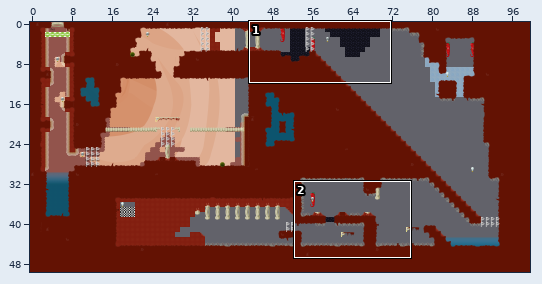
Tiled map -- data/assets/Maps/level1.tmx. The picture above shows the old version from afar; the outline marks the close-up.
Close-up. Before the edit:
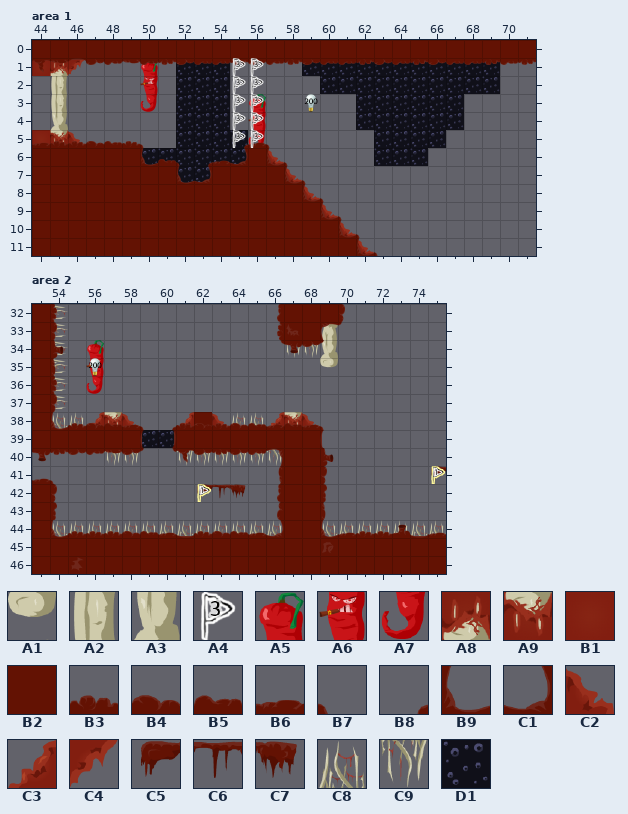
Cells are 64x64 px. Shown: area 1 x 44..71, y 0..11; area 2 x 53..75, y 32..46. The commit also changed other parts of the map, which this record leaves out. Tiles whose own drawing changed are shown in their newer look in all pictures.
Key: from "BoneEnds": A1 4 "Edge"; from "BoneVerticalFat": A2 4, A3 12; from "CheckpointFlags": A4 2; from "Chilli": A5 0 "Edge", A6 2 "Line", A7 6 "Edge"; from "MeatBoneDown": A8 0 "Block"; from "MeatBoneUp": A9 0 "Block"; from "MeatEdible": B1 0 "Block"; from "MeatNonEdible": B2 0 "NonEdible", B3 8, B4 9, B5 10, B6 11, B7 24, B8 27, B9 32, C1 35; from "MeatSlopes": C2 0 "Slope", C3 4, C4 12; from "MovingPlatforms": C5 9 "Line", C6 10, C7 11; from "Spikes": C8 0 "Spikes", C9 2; from "Tar": D1 0 "Block".
__ is an empty cell.
Layers that did not change in this view are not listed.
Layer "Level" before, area 1, first column x 44:
 0 B2 B2 B2 B2 B2 B2 B2 B2 B2 B2 B2 B2 B2 B2 B2 B2 B2 B2 B2 B2 B2 B2 B2 B2 B2 B2 B2 B2
 1 B1 A8 C4 __ __ __ A5 __ D1 D1 D1 __ __ __ __ D1 D1 D1 D1 D1 D1 D1 D1 D1 D1 D1 __ __
 2 __ A2 __ __ __ __ A6 __ D1 D1 D1 __ __ __ __ __ D1 D1 D1 D1 D1 D1 D1 D1 D1 D1 __ __
 3 __ A2 __ __ __ __ A7 __ D1 D1 D1 __ A5 __ __ __ __ __ D1 D1 D1 D1 D1 D1 __ __ __ __
 4 __ A3 __ __ __ __ __ __ D1 D1 D1 __ A6 __ __ __ __ __ D1 D1 D1 D1 D1 D1 __ __ __ __
 5 B1 A9 C2 __ __ __ __ __ D1 D1 D1 D1 A7 __ __ __ __ __ __ D1 D1 D1 D1 __ __ __ __ __
 6 B2 B2 B2 B2 B2 B2 D1 D1 D1 D1 D1 D1 B2 C2 __ __ __ __ __ D1 D1 D1 __ __ __ __ __ __
 7 B2 B2 B2 B2 B2 B2 B2 B2 D1 D1 B2 B2 B2 B2 C2 __ __ __ __ __ __ __ __ __ __ __ __ __
 8 B2 B2 B2 B2 B2 B2 B2 B2 B2 B2 B2 B2 B2 B2 B2 C2 __ __ __ __ __ __ __ __ __ __ __ __
 9 B2 B2 B2 B2 B2 B2 B2 B2 B2 B2 B2 B2 B2 B2 B2 B2 C2 __ __ __ __ __ __ __ __ __ __ __
10 B2 B2 B2 B2 B2 B2 B2 B2 B2 B2 B2 B2 B2 B2 B2 B2 B2 C2 __ __ __ __ __ __ __ __ __ __
11 B2 B2 B2 B2 B2 B2 B2 B2 B2 B2 B2 B2 B2 B2 B2 B2 B2 B2 C2 __ __ __ __ __ __ __ __ __
Layer "Static Foreground" before, area 1, first column x 44:
 2 __ __ __ __ __ __ __ __ __ __ __ __ __ __ __ __ __ __ __ __ __ __ __ __ __ __ __ __
 3 __ __ __ __ __ __ __ __ __ __ __ __ __ __ __ __ __ __ __ __ __ __ __ __ __ __ __ __
 4 __ __ __ __ __ __ __ __ __ __ __ __ __ __ __ __ __ __ __ __ __ __ __ __ __ __ __ __
 5 B6 B3 B3 B4 B5 B3 B7 __ __ __ __ B8 B6 B7 __ __ __ __ __ __ __ __ __ __ __ __ __ __
 6 __ __ __ __ __ __ B9 B5 B7 B8 B6 C1 __ B9 B7 __ __ __ __ __ __ __ __ __ __ __ __ __
 7 __ __ __ __ __ __ __ __ B9 C1 __ __ __ __ B9 B7 __ __ __ __ __ __ __ __ __ __ __ __
 8 __ __ __ __ __ __ __ __ __ __ __ __ __ __ __ B9 B7 __ __ __ __ __ __ __ __ __ __ __
 9 __ __ __ __ __ __ __ __ __ __ __ __ __ __ __ __ B9 B7 __ __ __ __ __ __ __ __ __ __
10 __ __ __ __ __ __ __ __ __ __ __ __ __ __ __ __ __ B9 B7 __ __ __ __ __ __ __ __ __
11 __ __ __ __ __ __ __ __ __ __ __ __ __ __ __ __ __ __ B9 B7 __ __ __ __ __ __ __ __
Layer "Flags" before, area 1, first column x 44:
 0 __ __ __ __ __ __ __ __ __ __ __ __ __
 1 __ __ __ __ __ __ __ __ __ __ __ A4 A4
 2 __ __ __ __ __ __ __ __ __ __ __ A4 A4
 3 __ __ __ __ __ __ __ __ __ __ __ A4 A4
 4 __ __ __ __ __ __ __ __ __ __ __ A4 A4
 5 __ __ __ __ __ __ __ __ __ __ __ A4 A4
 6 __ __ __ __ __ __ __ __ __ __ __ __ __
 7 __ __ __ __ __ __ __ __ __ __ __ __ __
 8 __ __ __ __ __ __ __ __ __ __ __ __ __
 9 __ __ __ __ __ __ __ __ __ __ __ __ __
10 __ __ __ __ __ __ __ __ __ __ __ __ __
11 __ __ __ __ __ __ __ __ __ __ __ __ __
Layer "Level" before, area 2, first column x 56:
35 A6 __ __ __ __ __ __ __ __ __ __ __ __ A1 __ __ __ __ __
36 A7 __ __ __ __ __ __ __ __ __ __ __ __ __ __ __ __ __ __
37 __ __ __ __ __ __ __ __ __ __ __ __ __ __ __ __ __ __ __
38 C3 A9 C2 __ __ C3 B2 C2 C8 C8 C3 A9 C2 __ __ __ __ __ __
39 B2 B2 B2 D1 D1 B2 B2 B2 B2 B2 B2 B2 B2 __ __ __ __ __ __
40 __ C9 C9 __ __ C9 C9 C9 C9 C9 C9 B2 B2 __ __ __ __ __ __
41 __ __ __ __ __ __ __ __ __ __ __ B2 B2 __ __ __ __ __ __
42 __ __ __ __ __ __ C5 C6 C7 __ __ B2 B2 __ __ __ __ __ __
43 __ __ __ __ __ __ __ __ __ __ __ B2 B2 __ __ __ __ __ __
The result:
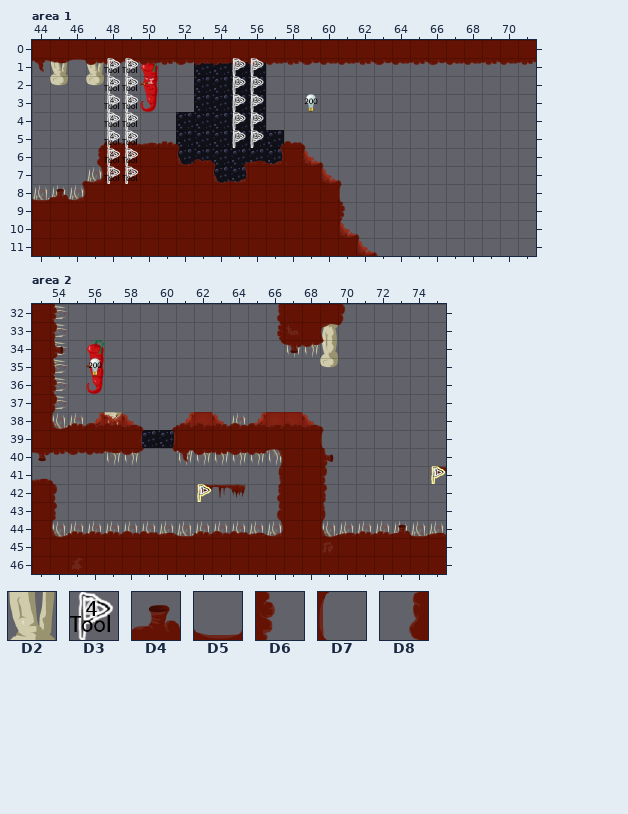
Further tiles: from "BoneVerticalThin": D2 12; from "Level1Tooltips": D3 3; from "MeatNonEdible": D4 16, D5 17, D6 21, D7 28, D8 30.
Changes in this commit:
Changed rows in their new state; .. is an unchanged cell.
Layer "Level", area 1:
first column x 44:
 1 __ D2 __ D2 .. .. .. .. __ .. .. D1 D1 .. .. __ __ __ __ __ __ __ __ __ __ __
 2 .. A1 .. A1 .. .. .. .. __ .. .. D1 D1 .. .. .. __ __ __ __ __ __ __ __ __ __
 3 .. __ .. .. .. .. .. .. __ .. .. D1 D1 .. .. .. .. .. __ __ __ __ __ __ .. ..
 4 .. __ .. .. .. .. .. .. .. .. .. D1 D1 .. .. .. .. .. __ __ __ __ __ __ .. ..
 5 __ __ __ .. .. .. .. .. .. .. .. .. D1 D1 .. .. .. .. .. __ __ __ __ .. .. ..
 6 __ __ __ __ .. .. B2 B2 .. .. .. .. D1 D1 B2 C2 .. .. .. __ __ __ .. .. .. ..
 7 __ __ __ C8 .. .. .. .. B2 B2 D1 D1 .. .. B2 B2 C2 .. .. .. .. .. .. .. .. ..
 8 C8 C8 C8 .. .. .. .. .. .. .. .. .. .. .. .. B2 B2 .. .. .. .. .. .. .. .. ..
 9 .. .. .. .. .. .. .. .. .. .. .. .. .. .. .. .. B2 .. .. .. .. .. .. .. .. ..
Layer "Static Foreground", area 1:
first column x 44:
 5 __ __ __ B8 .. .. B6 B3 B7 .. .. __ __ B8 B5 B7 .. ..
 6 .. .. .. D8 .. .. __ __ B9 B5 B7 B8 B6 C1 .. B9 B7 ..
 7 .. .. B8 C1 .. .. .. .. __ __ B9 C1 .. .. __ __ B9 B7
 8 D5 D4 C1 .. .. .. .. .. .. .. .. .. .. .. .. __ __ D7
 9 .. .. .. .. .. .. .. .. .. .. .. .. .. .. .. .. __ D6
Layer "Flags", area 1:
first column x 48:
 1 D3 D3
 2 D3 D3
 3 D3 D3
 4 D3 D3
 5 D3 D3
 6 D3 D3
 7 D3 D3
Layer "Level", area 2:
first column x 62:
38 B1 .. .. C3 B1 B1
Where, in picture pixels (left, top, right, bottom), the same in both close-ups:
changed: (32, 58, 500, 220)
changed: (194, 412, 212, 426)
changed: (250, 412, 302, 427)
